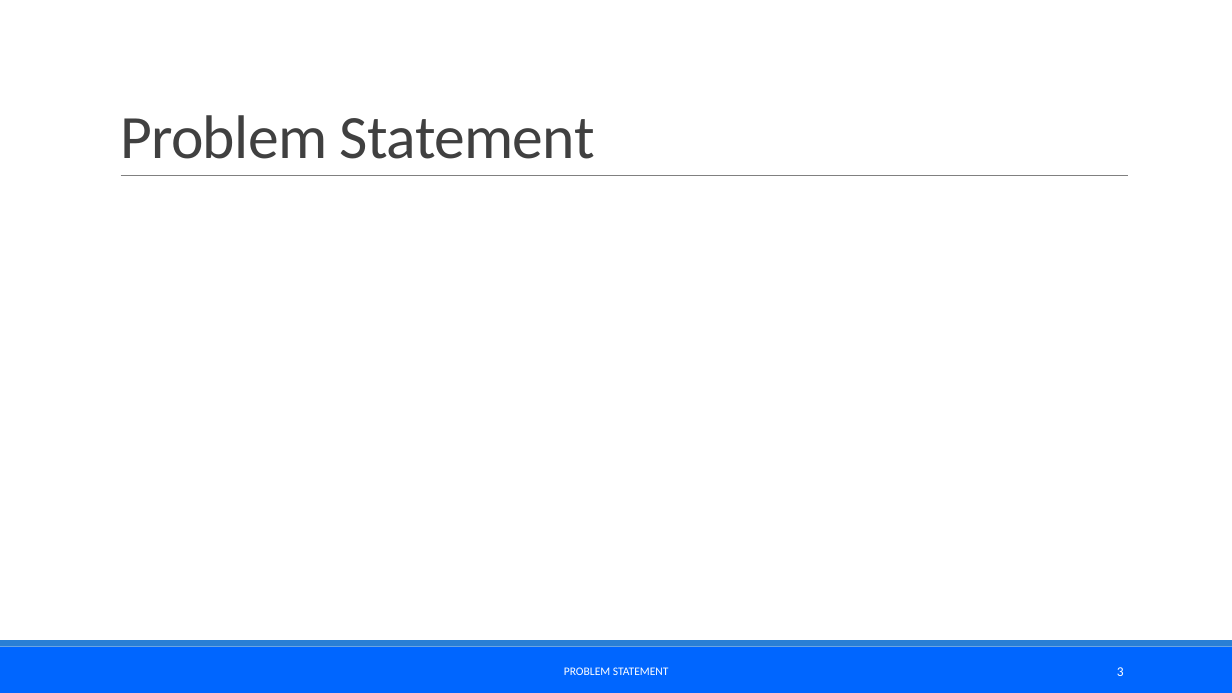
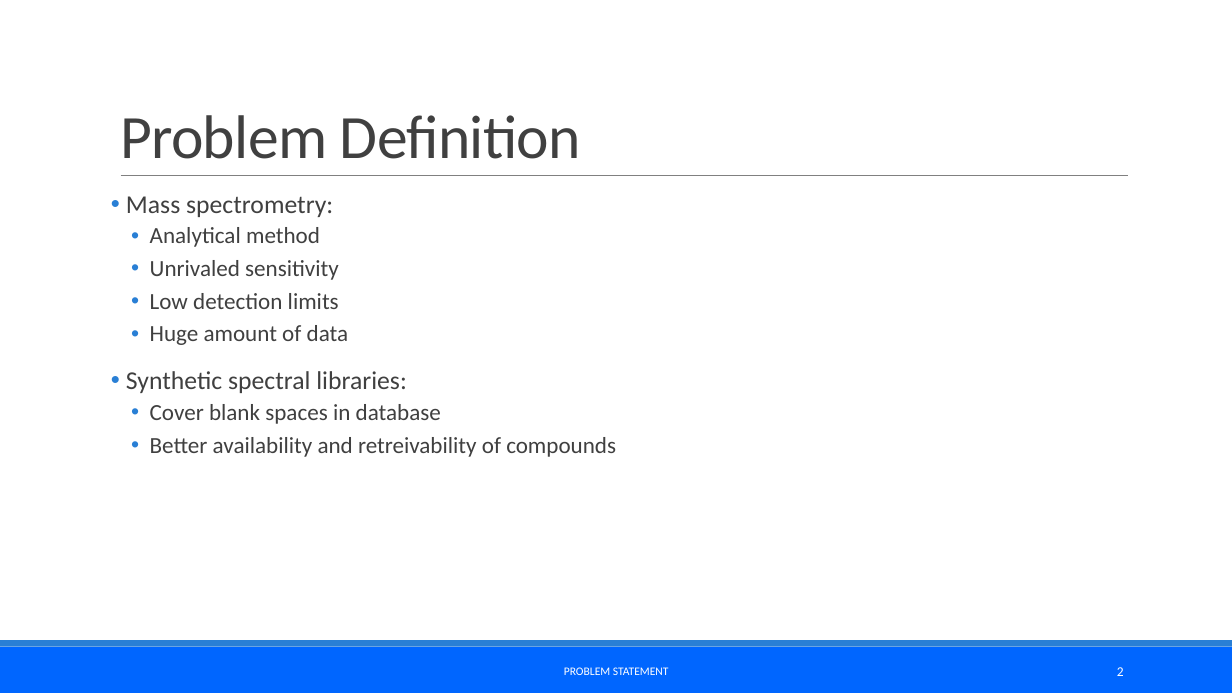
Before and after one commit to jozef1v/MS_Synthetic_Library, a slide deck: slide 2 of Presentation/Prezentácia_MS_Library.pptx (slide 3 before the commit). Drawn at 1232x693 pixels with LibreOffice and Linux fonts; fonts in the diff are those of the drawing. Boxes give left, top, right and bottom in pixels: in the first picture for what was removed or moved away, otherwise in the second. Text is boxed around its words. In the diff, an @@ line names an element or a change of style, - is before the commit and + after.

Commit message:
Updated figures, added introduction and problem definition

```diff
--- a/Presentation/Prezentácia_MS_Library.pptx
+++ b/Presentation/Prezentácia_MS_Library.pptx
@@ title at <box>120,115,581,159</box>: text changed @@
-Problem Statement
+Problem Definition
@@ text added at <box>126,196,616,457</box>, 18 pt, text #404040 @@
+• Mass spectrometry:
+  • Analytical method
+  • Unrivaled sensitivity
+  • Low detection limits
+  • Huge amount of data
+• Synthetic spectral libraries:
+  • Cover blank spaces in database
+  • Better availability and retreivability of compounds
@@ page number at <box>1117,667,1124,676</box>: text changed @@
-3
+2
```
Also in this commit, not shown: 7 other slides changed, 1 slide added, 1 slide removed, 16 other files.
